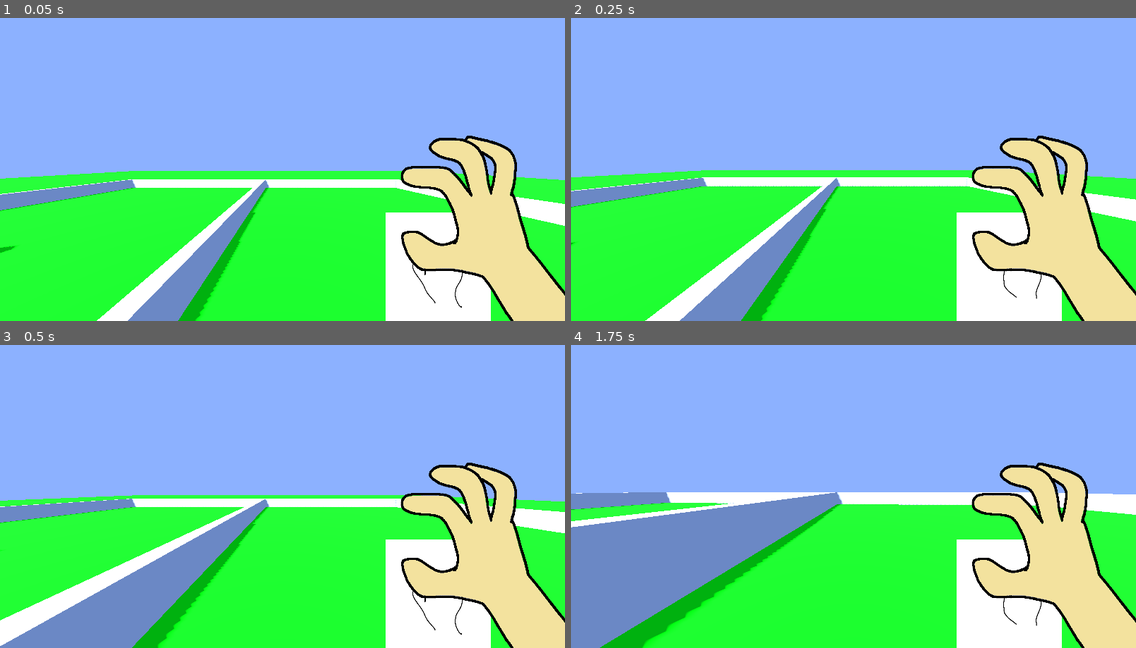
Above: before the commit, frames 1-4 (two rows, left to right).
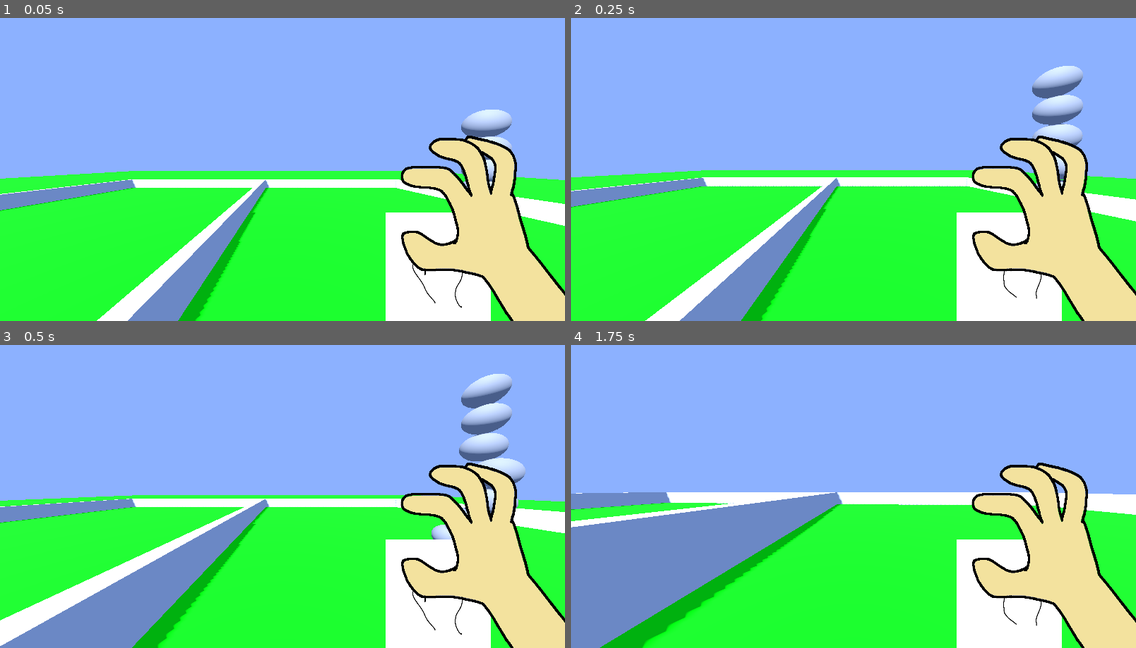
Above: after the commit, the same moments.

Repository: Agent-Maxwell/LudumDare56
Game: Godot game, scene res://world.tscn
Two runs of this game, one before a commit and one after it. Both use one fixed random seed, a clock stepped at 60 frames per second and the inputs below.
Inputs (mouse positions are in pixels of both pictures, inside the frame that each line leads up to):
- Up to frame 1 (0.05 s): no input
- Up to frame 2 (0.25 s): no input
- Up to frame 3 (0.5 s): no input
- Up to frame 4 (1.75 s): move the mouse to (881, 487) at 0.52 s; hold W (move_forwards) from 0.53 s (still down); click (881, 487) at 0.6 s; tap Space (jump) at 0.77, 1.52 s; move the mouse to (825, 490) at 1.27 s; right-click (825, 490) at 1.35 s

The runs differ from the first frame. In frame 1, 0.9% of the frame differs, in the area x 0-91%, y 30-78%; in frame 2, 1.8%; in frame 3, 2.6%, in the area x 0-93%, y 9-71%; in frame 4, nothing differs.

Commit message:
cat spawning fixedish

Diff:
--- a/cat_spawner.gd
+++ b/cat_spawner.gd
@@ -13,17 +13,14 @@
 	pass
 
 #makes sure we have the correct amount of cats
-func spawn_cats(catAmount, goal):
+func spawn_cats(catAmount, current):
 	#if we have enough cats, dont do anything
-	if goal.catAmount == catAmount:
+	if current.catAmount == catAmount:
 		pass
 
-	#if we dont, make a cat
-	var catInst = catPrefab.instantiate()
-	catInst.global_transform.origin = goal.get_child(0).position
-	add_sibling(catInst)
-	goal.get_overlapping_bodies()
-	print(goal.catAmount)
-
-	#and then run this function again
-	#spawn_cats(catAmount, goal)
+	#if we dont, make enough cats
+	for i in catAmount - current.catAmount+1:
+		var catInst = catPrefab.instantiate()
+		catInst.global_transform.origin = current.get_child(0).position
+		add_sibling(catInst)
+		print(current.catAmount)
--- a/world.gd
+++ b/world.gd
@@ -15,12 +15,12 @@
 func _ready():
 	level_start()
 
-
 # Called every frame. 'delta' is the elapsed time since the previous frame.
 func _process(delta):
 	#if the amount of cats in the goal yard is equal to the amount of cats, we can move to the next level
 	if goal.catAmount == catAmount:
 		pass
+
 
 #sets up the variables for the new level
 func level_start():
@@ -29,6 +29,6 @@
 	goal = find_child("CatChecker" + goalSide)
 
 	#spawn all the cats we need
-	$CatSpawner.spawn_cats(catAmount, goal)
+	$CatSpawner.spawn_cats(catAmount, current)
 
 	#the amount of cats on each side is automatically updated by the catchecker script (even at game start)
